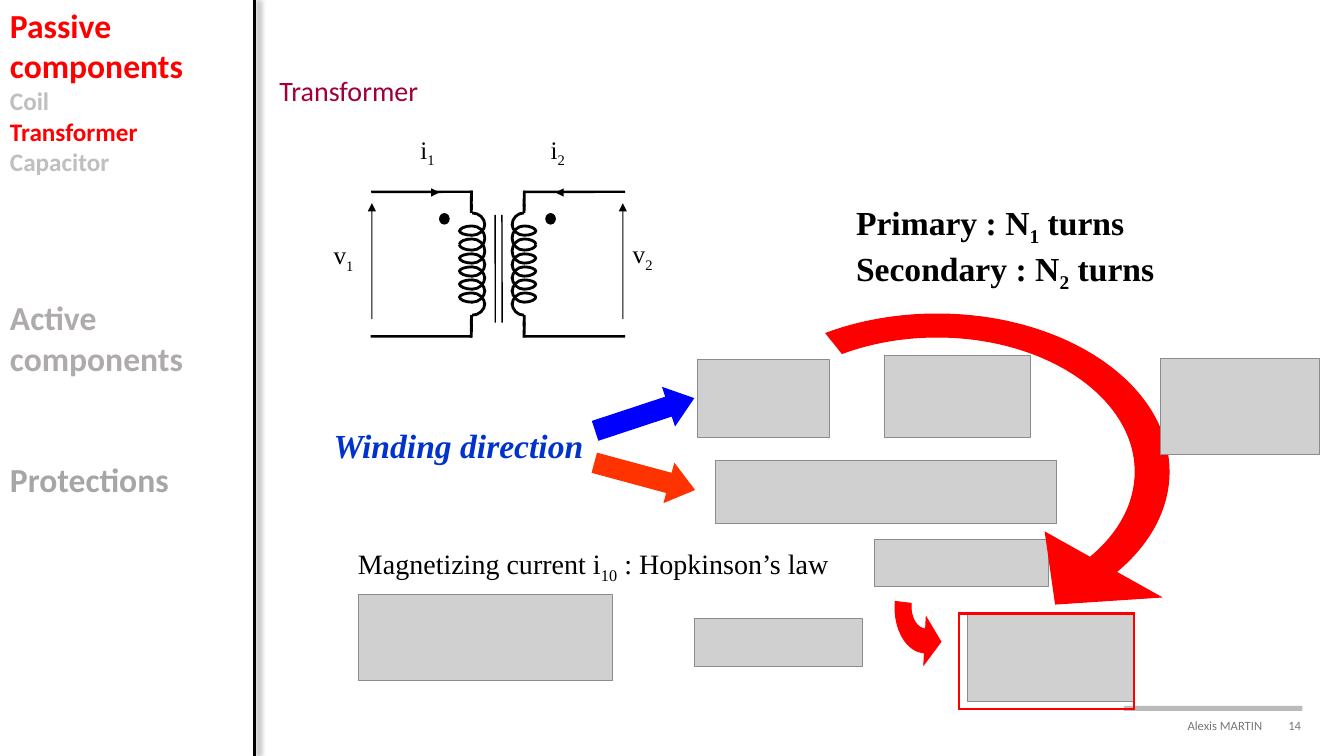
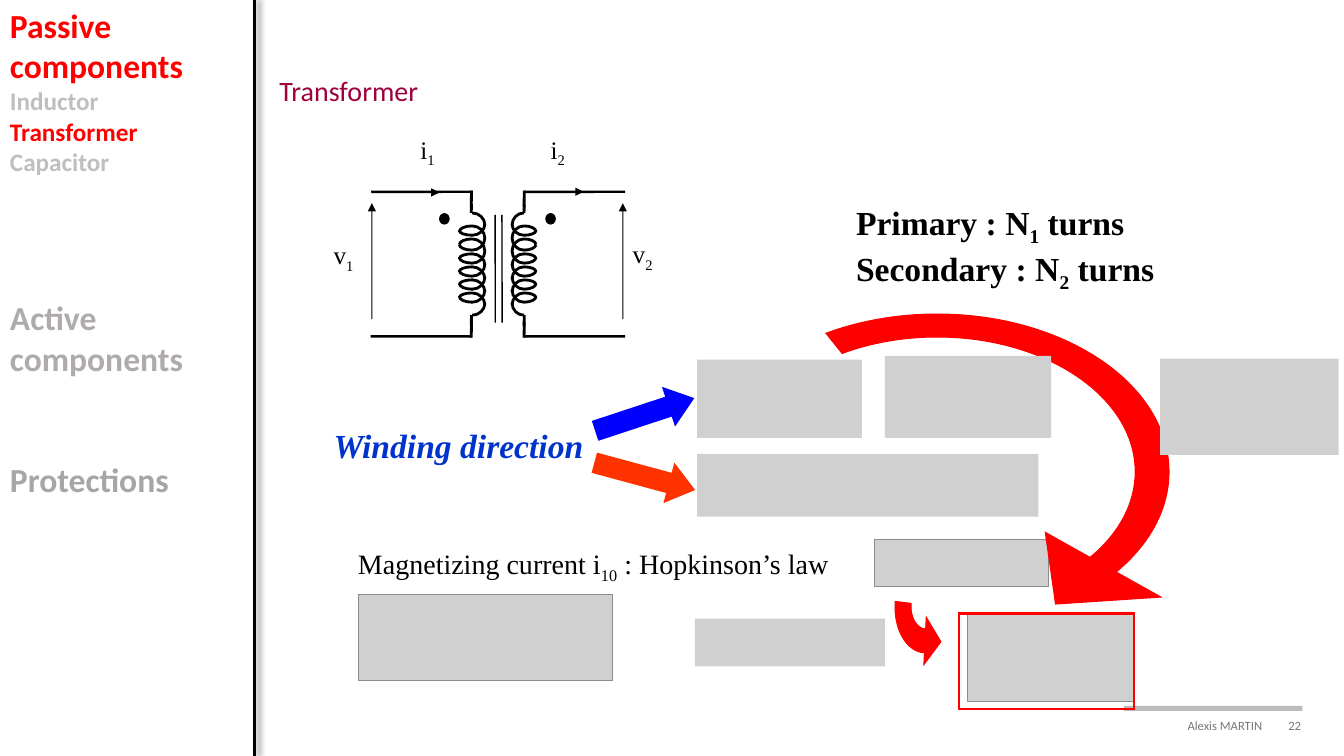
Before and after one commit to alexismartin46/Cours_Electronique_de_Puissance_FISE2, a slide deck: slide 22 of Cours/Cours3_components.pptx (slide 14 before the commit). Drawn at 1344x756 pixels with LibreOffice and Linux fonts; fonts in the diff are those of the drawing; grey boxes stand for pictures; background and template pictures are left out. Boxes give left, top, right and bottom in pixels: in the first picture for what was removed or moved away, otherwise in the second. Text is boxed around its words. In the diff, an @@ line names an element or a change of style, - is before the commit and + after.

```diff
--- a/Cours/Cours3_components.pptx
+++ b/Cours/Cours3_components.pptx
@@ text at [10,92,99,110]: text changed @@
-Coil
+Inductor
@@ arrow moved from (584, 193) - (556, 193) to (556, 192) - (584, 192) @@
@@ picture: place and size @@
-picture at [885,356,1030,438]
+picture at [885,356,1052,438]
@@ picture: place and size @@
-picture at [1160,359,1320,456]
+picture at [1160,359,1339,456]
@@ picture: place and size @@
-picture at [697,360,829,439]
+picture at [697,360,862,439]
@@ picture: place and size @@
-picture at [716,461,1058,523]
+picture at [697,454,1038,516]
@@ picture: place and size @@
-picture at [695,619,863,666]
+picture at [695,619,885,666]
@@ page number at [1188,721,1301,730]: text changed @@
-Alexis MARTIN 14
+Alexis MARTIN 22
```
Also in this commit, not shown: 16 other slides changed, 13 slides added, 1 slide removed.
